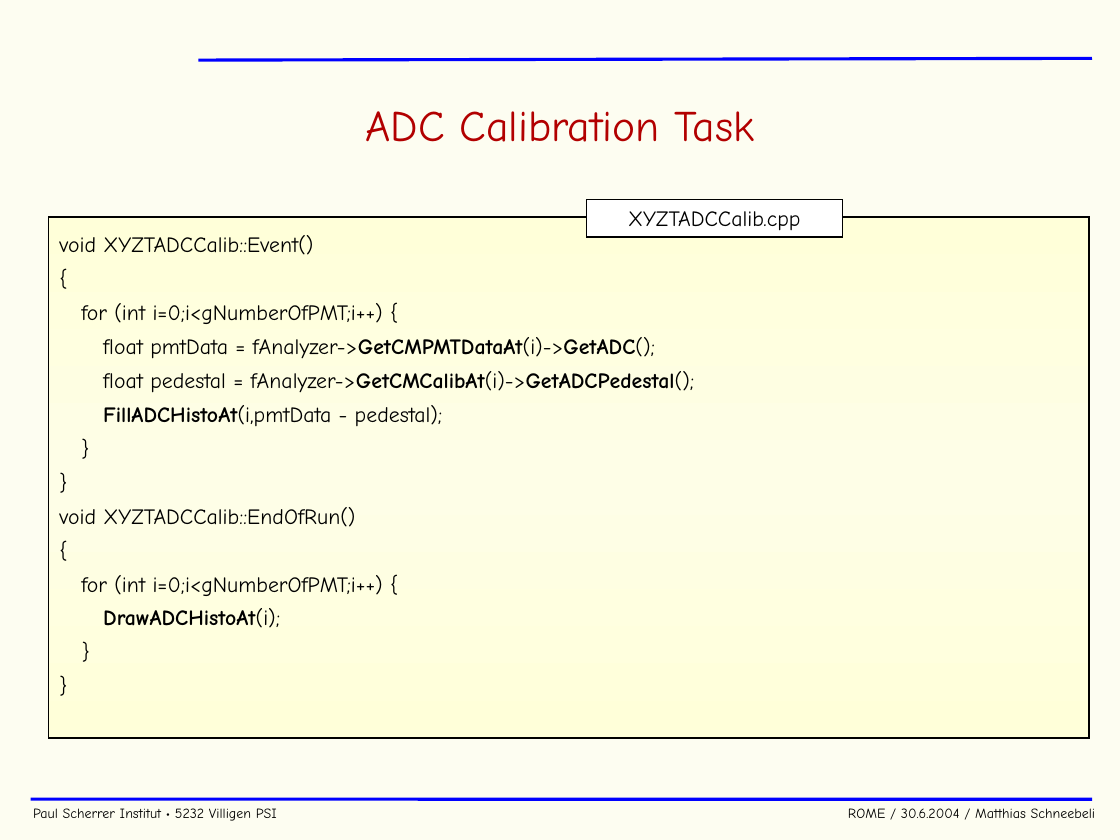
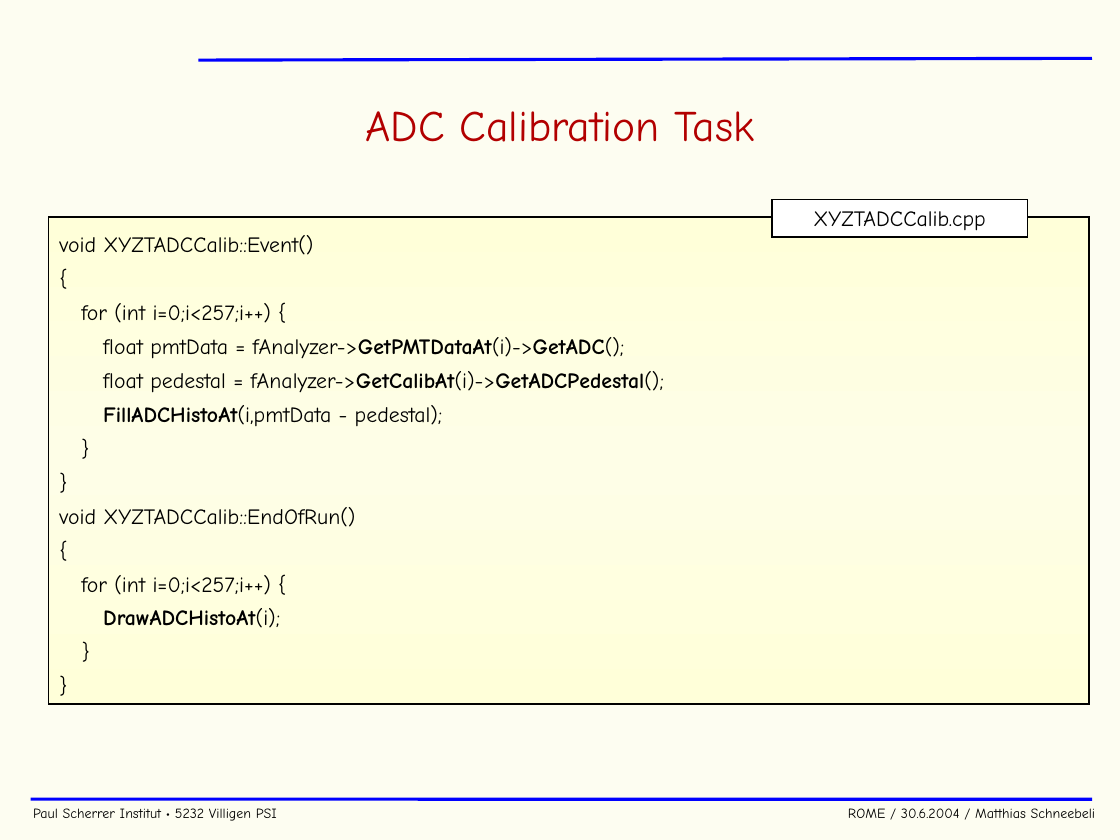
Before and after one commit to cjpl/rome, a slide deck: slide 29 of documentation/ROME.ppt (slide 30 before the commit). Drawn at 1120x840 pixels with LibreOffice and Linux fonts; fonts in the diff are those of the drawing; background and template pictures are left out. Boxes give left, top, right and bottom in pixels: in the first picture for what was removed or moved away, otherwise in the second. Text is boxed around its words. In the diff, an @@ line names an element or a change of style, - is before the commit and + after.

```diff
--- a/documentation/ROME.ppt
+++ b/documentation/ROME.ppt
@@ rectangle "XYZTADCCalib.cpp": place and size @@
-rectangle "XYZTADCCalib.cpp" at [587, 199, 842, 237]
+rectangle "XYZTADCCalib.cpp" at [772, 199, 1027, 237]
@@ rectangle "void XYZTADCCalib::Event()": place and size @@
-rectangle "void XYZTADCCalib::Event()" at [48, 217, 1089, 738]
+rectangle "void XYZTADCCalib::Event()" at [48, 217, 1089, 704]
@@ text in rectangle at [81, 303, 664, 393]: text changed @@
-for (int i=0;i<gNumberOfPMT;i++) {
-float pmtData = fAnalyzer->GetCMPMTDataAt(i)->GetADC();
-float pedestal = fAnalyzer->GetCMCalibAt(i)->GetADCPedestal();
+for (int i=0;i<257;i++) {
+float pmtData = fAnalyzer->GetPMTDataAt(i)->GetADC();
+float pedestal = fAnalyzer->GetCalibAt(i)->GetADCPedestal();
@@ text in rectangle at [81, 575, 271, 595]: text changed @@
-for (int i=0;i<gNumberOfPMT;i++) {
+for (int i=0;i<257;i++) {
```
Also in this commit, not shown: 15 other slides changed, 15 other files.
